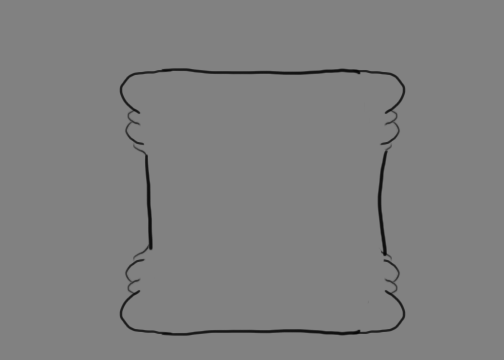
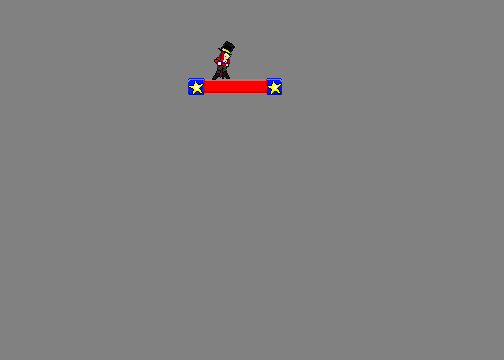
The second 504 x 360 image is a revision of the first. Changes to its layers:
added layer "RunL01" above "Shape 2 copy 2" over [212, 41, 235, 80]
added layer "Shape 2 copy 3" above "Shape 2 copy" over [188, 80, 277, 95]
added layer "Shape 2 copy" above "Layer 4" over [266, 80, 282, 95]
added layer "Layer 4" above "Layer 6" over [203, 79, 267, 95]
added layer "Layer 6" above "Layer 5" over [188, 78, 282, 82]
added layer "Layer 5" above "Layer 3" over [188, 79, 204, 81]
added layer "Layer 3" above "Layer 2" over [188, 78, 282, 95]
added layer "Layer 2" above "Shape 1" over [204, 79, 267, 93]
added layer "Shape 1" above "Layer 1 copy 5" over [188, 78, 282, 94]
hid "Layer 1 copy 5" over [119, 67, 406, 336]
